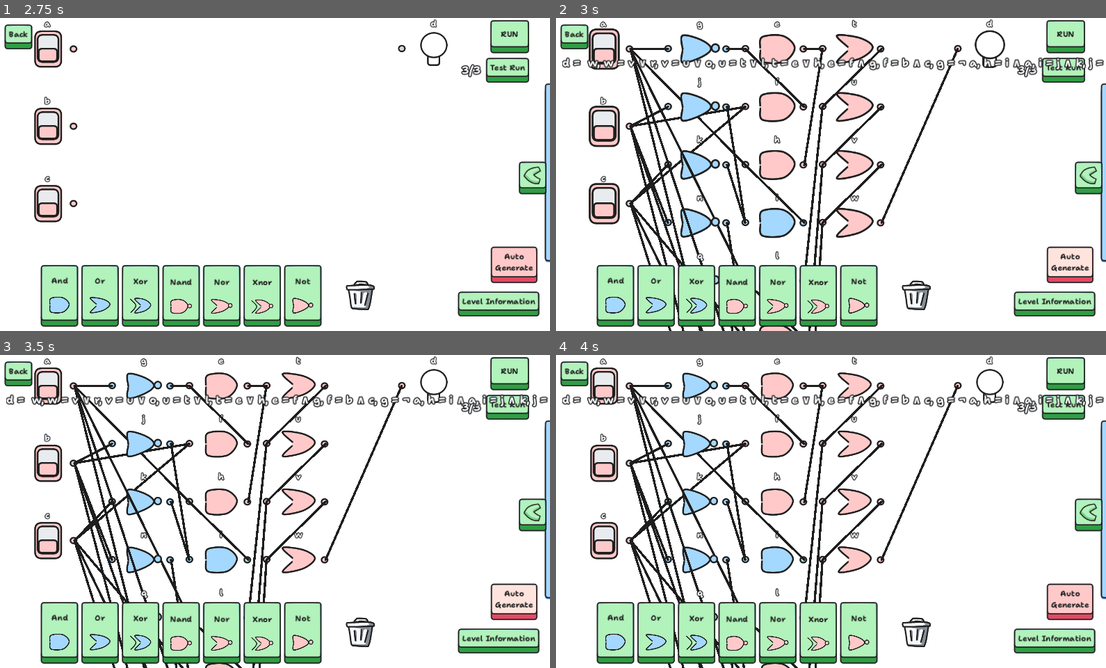
Above: before the commit, frames 1-4 (two rows, left to right).
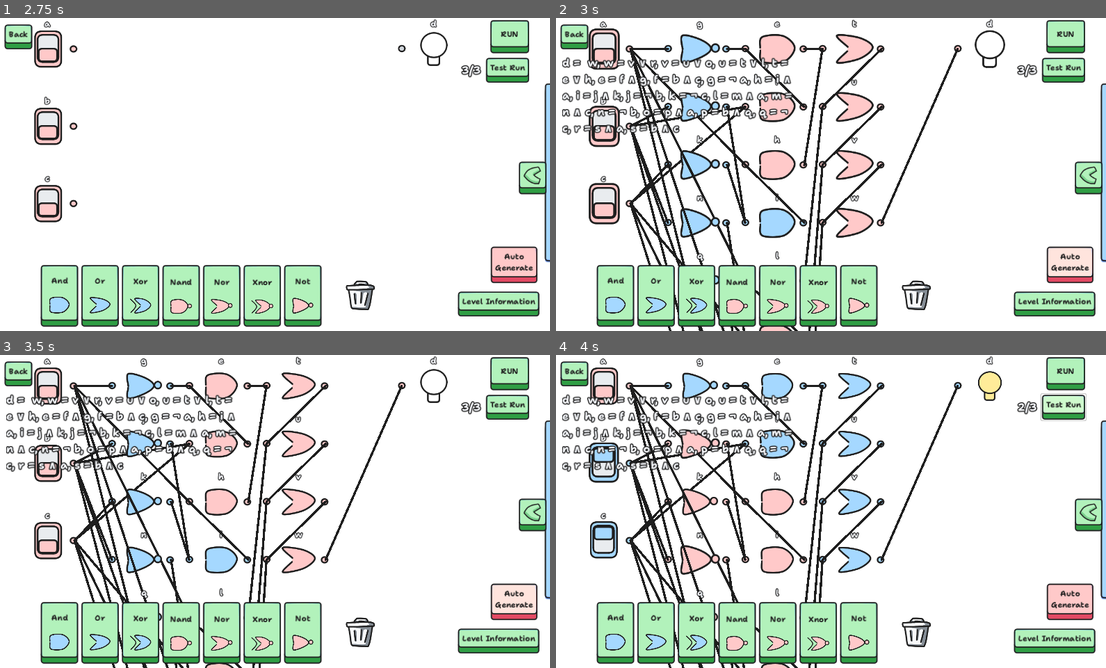
Above: after the commit, the same moments.

Repository: sininen-blue/logic-gate-tesseract
Game: Godot game, scene res://ui/title_page.tscn
The game is run twice, just before and just after one commit, with the same random seed, the same clock (stepped at 60 frames per second) and the same inputs.
Inputs (mouse positions are in pixels of both pictures, inside the frame that each line leads up to):
- Up to frame 1 (2.75 s): click "Play" at 0.5 s; click "Play" at 1.25 s; click (357, 130) at 2 s
- Up to frame 2 (3 s): click "Auto Generate" at 2.75 s
- Up to frame 3 (3.5 s): no input
- Up to frame 4 (4 s): click "Test Run" at 3.5 s

Frame 1 is identical in both runs. In frame 2, 3.1% of the frame differs, in the area x 1-100%, y 12-38%; in frame 3, 3.1%; in frame 4, 8.0%, in the area x 1-100%, y 4-85%.

Commit message:
made formulas not clip

Diff:
--- a/simulation/formula_label.tscn
+++ b/simulation/formula_label.tscn
@@ -3,5 +3,6 @@
 [node name="FormulaLabel" type="Label"]
 offset_left = 45.0
 offset_top = 25.0
-offset_right = 404.0
+offset_right = 584.0
 offset_bottom = 48.0
+autowrap_mode = 3
